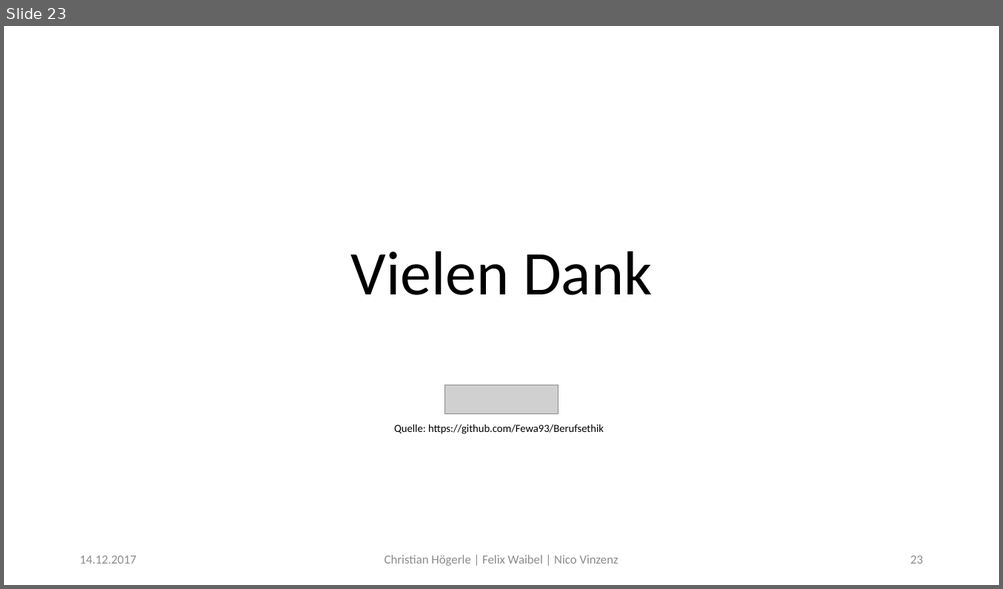
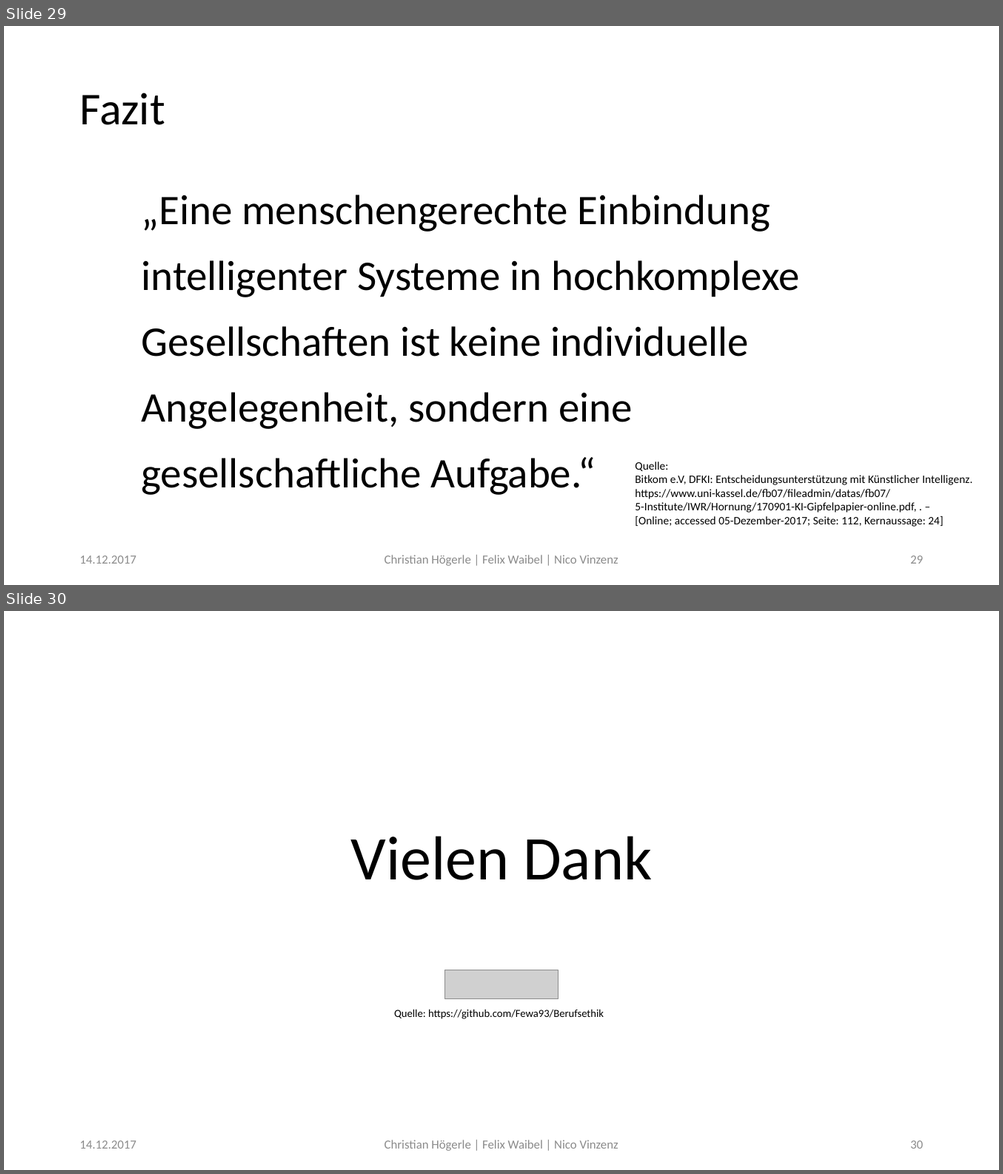
Before and after one commit to Fewa93/Berufsethik, a slide deck: Präsentation/Berufsethik.pptx. Shown one above the other, each under a label of ours: slide 23 before the commit, slides 29 and 30 after it. The pictures are 1003x589 and 1003x1174 pixels, drawn with LibreOffice and Linux fonts; fonts in the diff are those of the drawing; grey boxes stand for pictures. Boxes give left, top, right and bottom in pixels: in the first picture for what was removed or moved away, otherwise in the second. Text is boxed around its words. In the diff, an @@ line names an element or a change of style, - is before the commit and + after.

Commit message:
Präse: Platon, Abwägung und Fazit

```diff
--- a/Präsentation/Berufsethik.pptx
+++ b/Präsentation/Berufsethik.pptx
@@ slide 29 added at <box>4,26,999,585</box>, background #FFFFFF @@
@@ title added at <box>79,93,165,125</box>, 44 pt, text #000000 @@
+Fazit
@@ text added at <box>142,195,799,495</box>, 40.7 pt, text #000000 @@
+„Eine menschengerechte Einbindung intelligenter Systeme in hochkomplexe Gesellschaften ist keine individuelle Angelegenheit, sondern eine gesellschaftliche Aufgabe.“
@@ text added at <box>634,462,972,527</box>, 11 pt, text #000000 @@
+Quelle:
+Bitkom e.V, DFKI: Entscheidungsunterstützung mit Künstlicher Intelligenz.
+https://www.uni-kassel.de/fb07/fileadmin/datas/fb07/
+5-Institute/IWR/Hornung/170901-KI-Gipfelpapier-online.pdf, . –
+[Online; accessed 05-Dezember-2017; Seite: 112, Kernaussage: 24]
@@ text added at <box>79,556,136,564</box>, 12 pt, text #8C8C8C @@
+14.12.2017
@@ text added at <box>384,555,618,566</box>, 12 pt, text #8C8C8C @@
+Christian Högerle | Felix Waibel | Nico Vinzenz
@@ page number added at <box>910,556,922,564</box>, 12 pt, text #8C8C8C @@
+29
@@ what was slide 23 is now slide 30 @@
@@ page number at <box>910,1141,922,1149</box>: text changed @@
-23
+30
```
Also in this commit, not shown: 3 slides changed, 6 other slides added, 13 other files.
